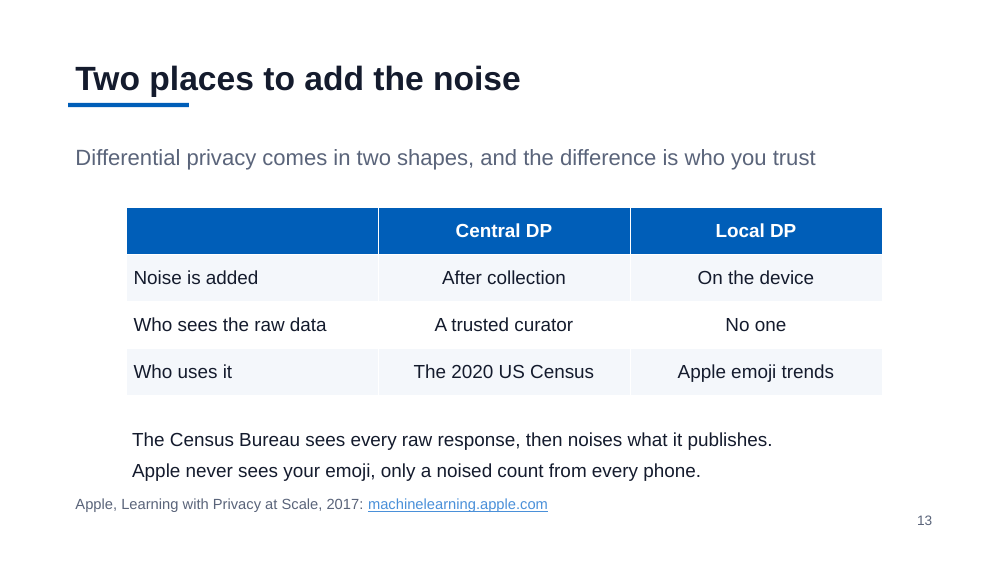
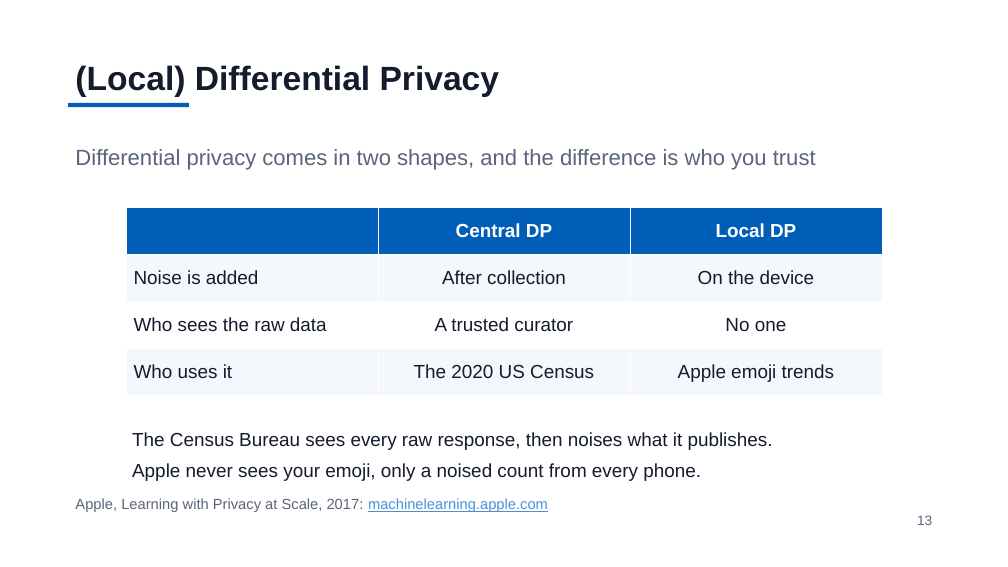
Before and after one commit to jzonthemtn/ldp-for-search, a slide deck: slide 13 of ldp_for_search_slides.pptx. Drawn at 1008x567 pixels with LibreOffice and Linux fonts; fonts in the diff are those of the drawing. Boxes give left, top, right and bottom in pixels: in the first picture for what was removed or moved away, otherwise in the second. Text is boxed around its words. In the diff, an @@ line names an element or a change of style, - is before the commit and + after.

```diff
--- a/ldp_for_search_slides.pptx
+++ b/ldp_for_search_slides.pptx
@@ text at (x1=75, y1=65, x2=500, y2=97): text changed @@
-Two places to add the noise
+(Local) Differential Privacy
```
Also in this commit, not shown: 3 other slides changed, 2 other files.
